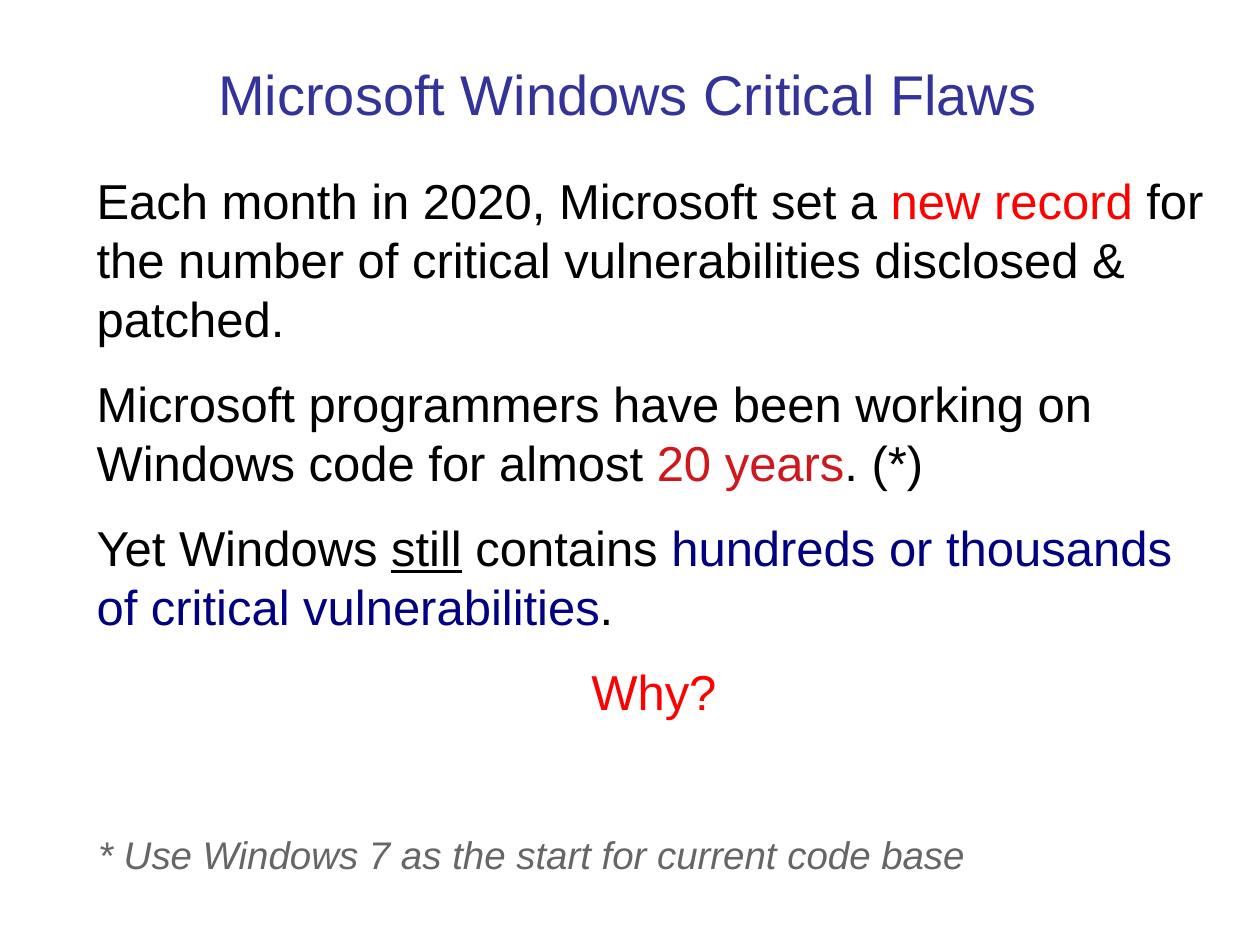
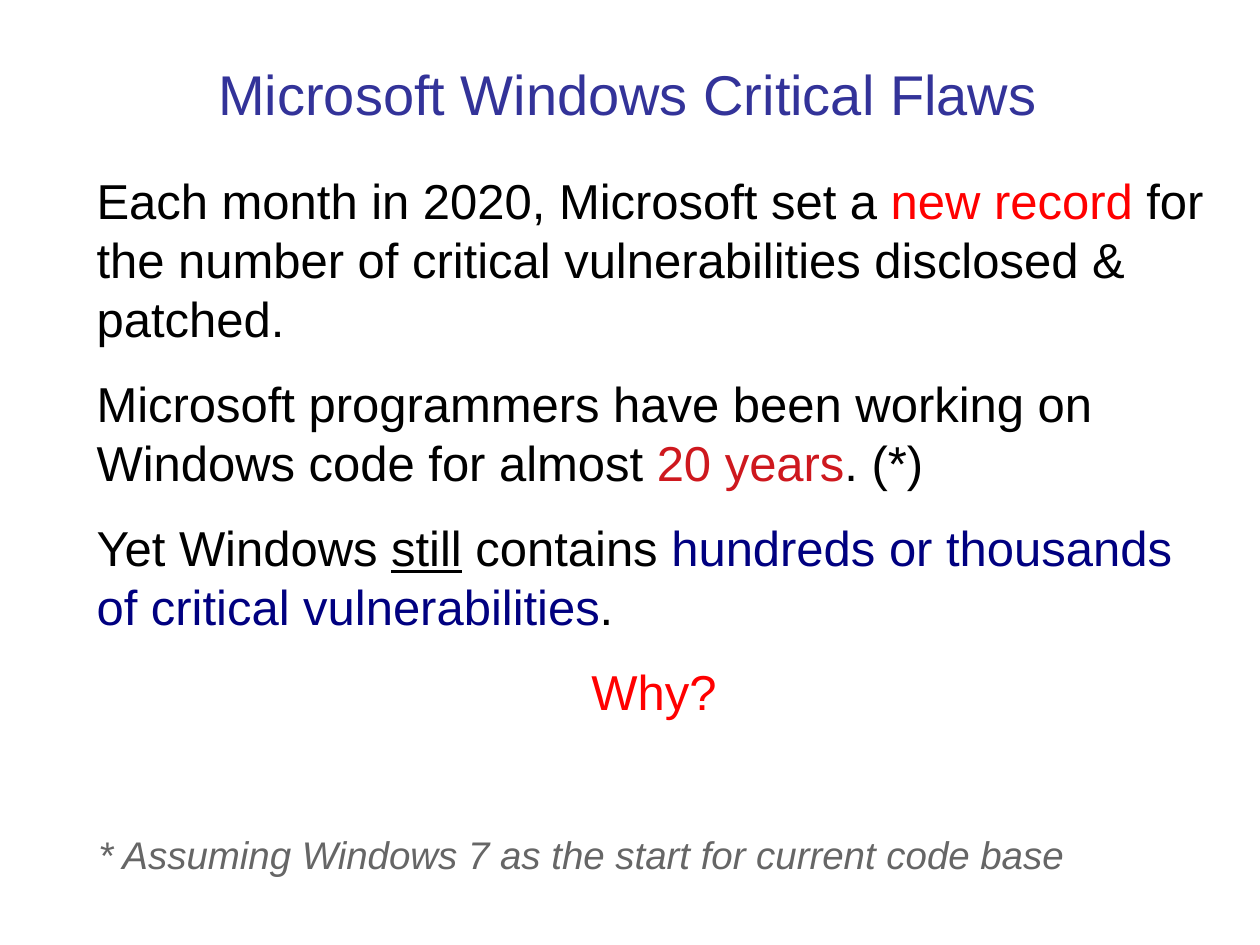
Before and after one commit to cpske/ISP, a slide deck: slide 16 of software-process/Introduction-software-process.ppt. Drawn at 1260x945 pixels with LibreOffice and Linux fonts; fonts in the diff are those of the drawing. Boxes give left, top, right and bottom in pixels: in the first picture for what was removed or moved away, otherwise in the second. Text is boxed around its words. In the diff, an @@ line names an element or a change of style, - is before the commit and + after.

```diff
--- a/software-process/Introduction-software-process.ppt
+++ b/software-process/Introduction-software-process.ppt
@@ text at box(122, 841, 1063, 877): text changed @@
-* Use Windows 7 as the start for current code base
+* Assuming Windows 7 as the start for current code base
```
Also in this commit, not shown: 12 other slides changed, 2 slides added, 10 other files.
